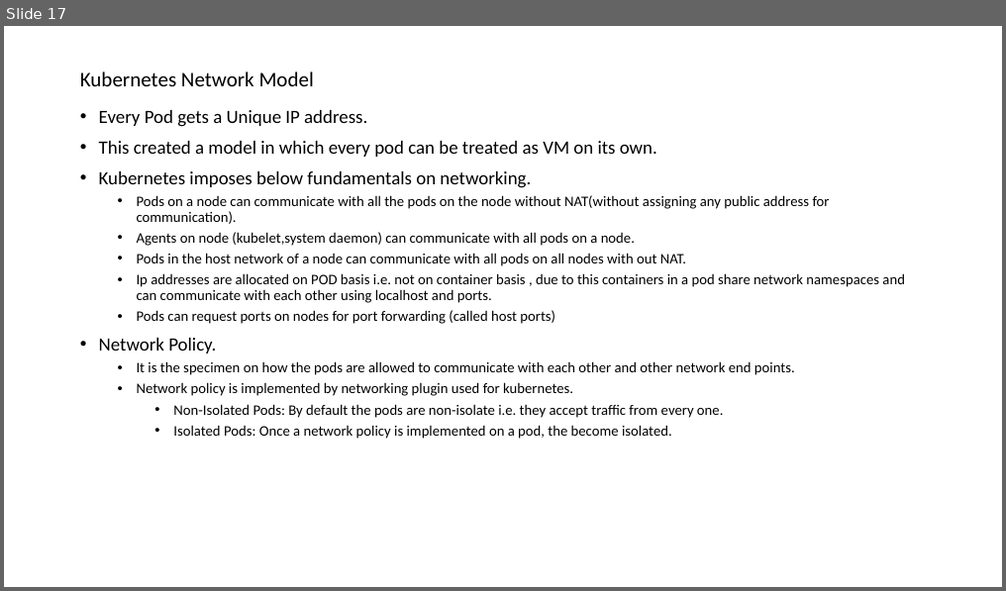
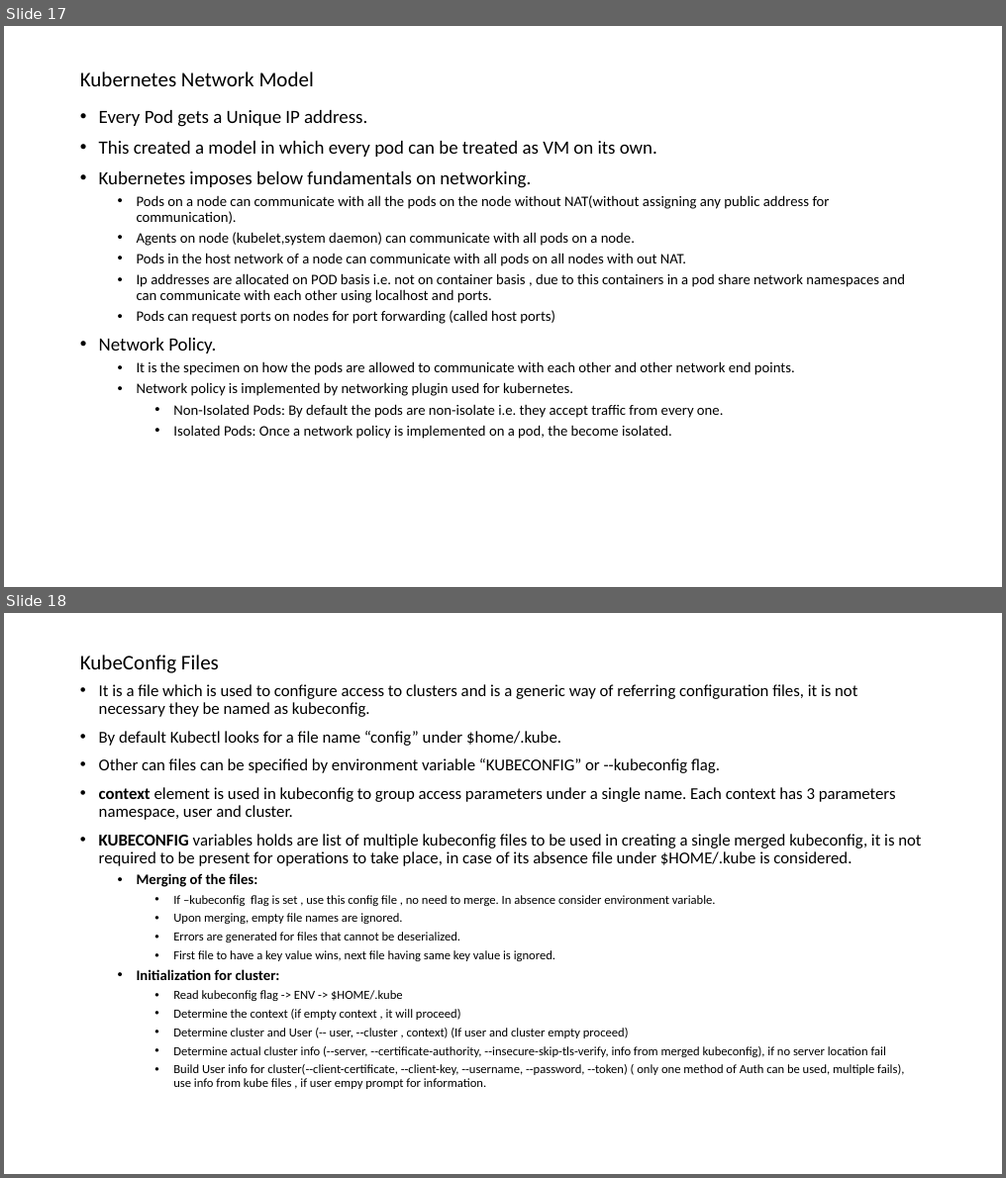
Before and after one commit to akhan90/all-the-learning, a slide deck: kubernetes/Kubernetes.pptx. Shown one above the other, each under a label of ours: slide 17 before the commit, slides 17 and 18 after it. The pictures are 1006x591 and 1006x1178 pixels, drawn with LibreOffice and Linux fonts; fonts in the diff are those of the drawing. Boxes give left, top, right and bottom in pixels: in the first picture for what was removed or moved away, otherwise in the second. Text is boxed around its words. In the diff, an @@ line names an element or a change of style, - is before the commit and + after.

```diff
--- a/kubernetes/Kubernetes.pptx
+++ b/kubernetes/Kubernetes.pptx
@@ slide 18 added at bbox=[4, 613, 1002, 1174], background #FFFFFF @@
@@ title added at bbox=[80, 655, 219, 673], 20 pt, text #000000 @@
+KubeConfig Files
@@ text added at bbox=[99, 684, 921, 1089], 12 pt, text #000000 @@
+• It is a file which is used to configure access to clusters and is a generic way of referring configuration files, it is not necessary they be named as kubeconfig.
+• By default Kubectl looks for a file name “config” under $home/.kube.
+• Other can files can be specified by environment variable “KUBECONFIG” or --kubeconfig flag.
+• context element is used in kubeconfig to group access parameters under a single name. Each context has 3 parameters namespace, user and cluster.
+• KUBECONFIG variables holds are list of multiple kubeconfig files to be used in creating a single merged kubeconfig, it is not required to be present for operations to take place, in case of its absence file under $HOME/.kube is considered.
+  • Merging of the files:
+    • If –kubeconfig flag is set , use this config file , no need to merge. In absence consider environment variable.
+    • Upon merging, empty file names are ignored.
+    • Errors are generated for files that cannot be deserialized.
+    • First file to have a key value wins, next file having same key value is ignored.
+  • Initialization for cluster:
+    • Read kubeconfig flag -> ENV -> $HOME/.kube
+    • Determine the context (if empty context , it will proceed)
+    • Determine cluster and User (-- user, --cluster , context) (If user and cluster empty proceed)
+    • Determine actual cluster info (--server, --certificate-authority, --insecure-skip-tls-verify, info from merged kubeconfig), if no server location fail
+    • Build User info for cluster(--client-certificate, --client-key, --username, --password, --token) ( only one method of Auth can be used, multiple fails), use info from kube files , if user empy prompt for information.
```
Also in this commit, not shown: 1 slide changed, 3 other slides added, 2 other files.
